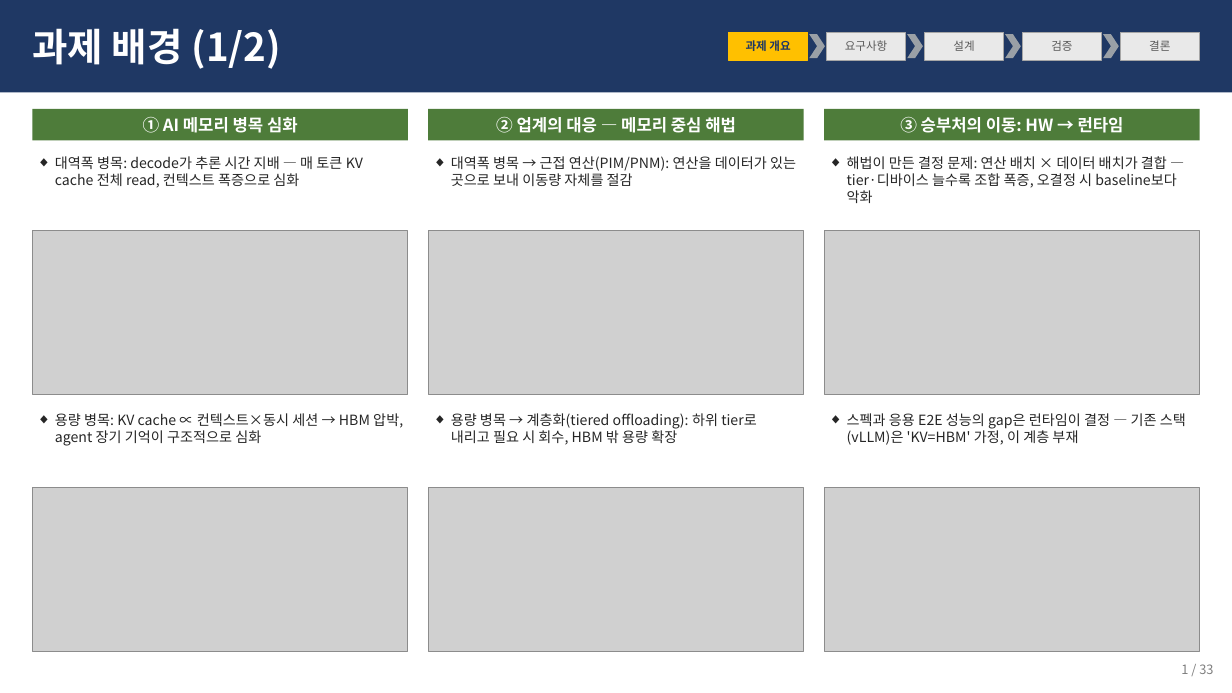
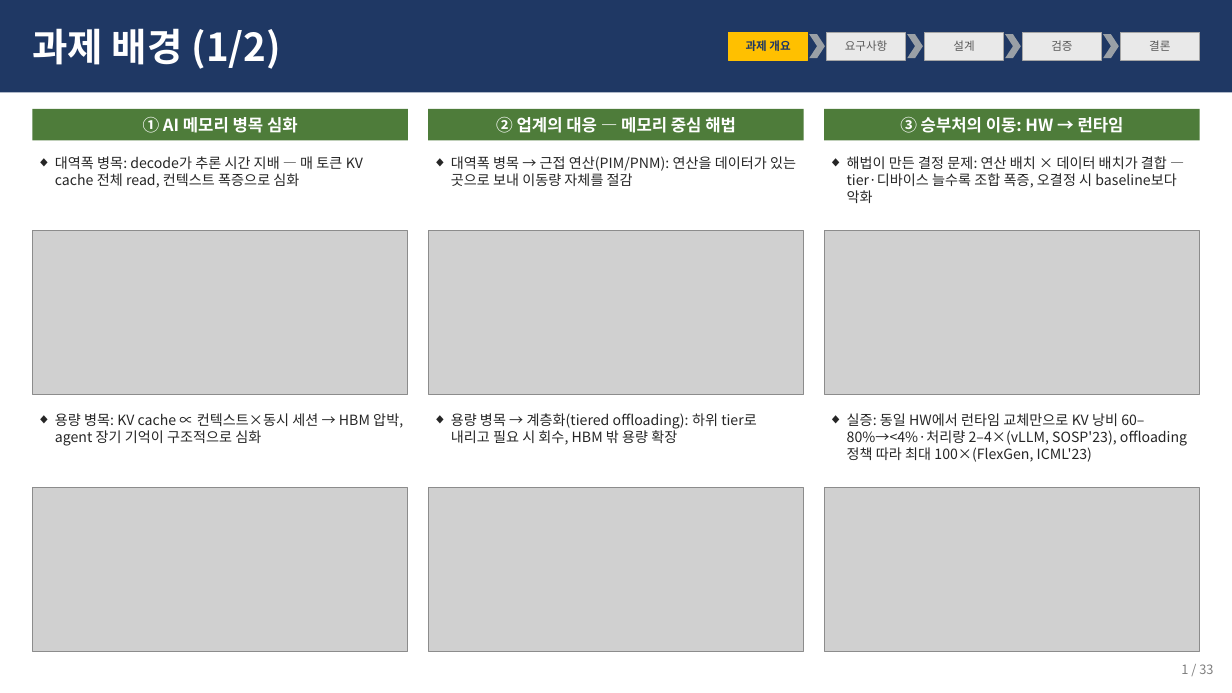
Before and after one commit to mkim0628/architect, a slide deck: slide 1 of docs/mcr_background_2p.pptx. Drawn at 1232x693 pixels with LibreOffice and Linux fonts; fonts in the diff are those of the drawing; grey boxes stand for pictures. Boxes give left, top, right and bottom in pixels: in the first picture for what was removed or moved away, otherwise in the second. Text is boxed around its words. In the diff, an @@ line names an element or a change of style, - is before the commit and + after.

```diff
--- a/docs/mcr_background_2p.pptx
+++ b/docs/mcr_background_2p.pptx
@@ text at (847,413,1187,462): text changed @@
-◆ 스펙과 응용 E2E 성능의 gap은 런타임이 결정 — 기존 스택(vLLM)은 'KV=HBM' 가정, 이 계층 부재
+◆ 실증: 동일 HW에서 런타임 교체만으로 KV 낭비 60–80%→<4%·처리량 2–4×(vLLM, SOSP'23), offloading 정책 따라 최대 100×(FlexGen, ICML'23)
```
Also in this commit, not shown: 3 other files.
